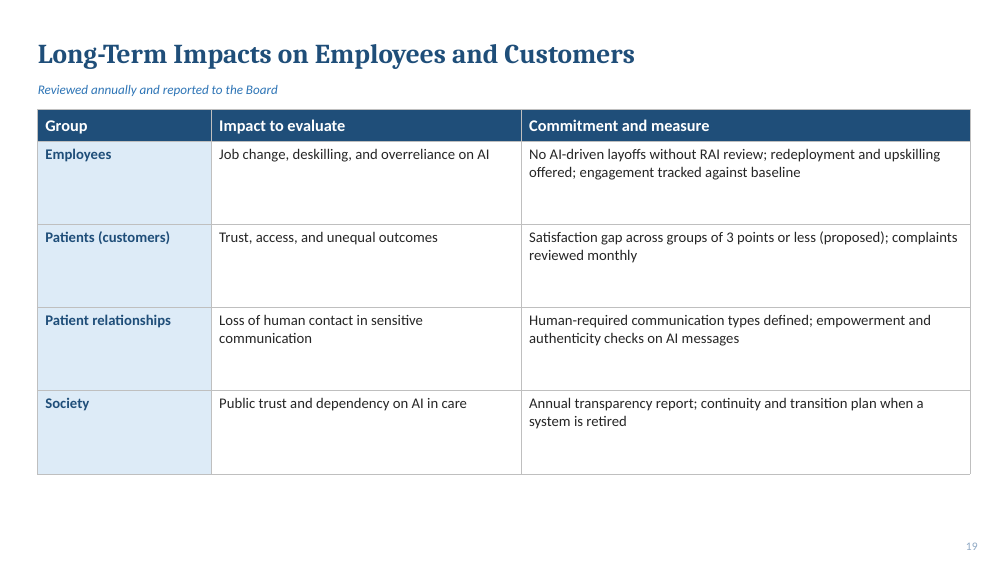
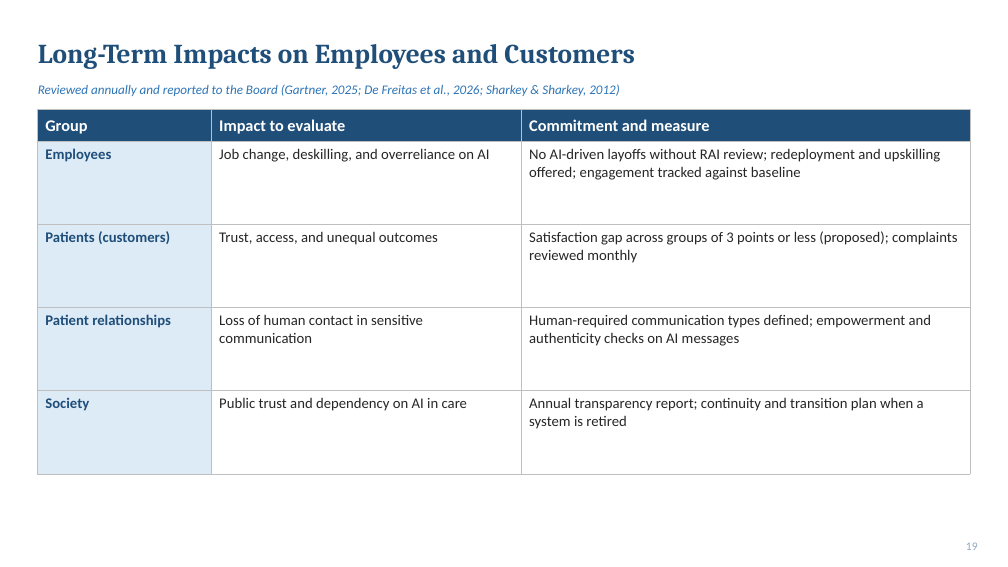
Before and after one commit to arshi-khan1203/arshi-khan1203.github.io, a slide deck: slide 19 of decks/6.5_Final_RAI_Framework.pptx. Drawn at 1008x567 pixels with LibreOffice and Linux fonts; fonts in the diff are those of the drawing. Boxes give left, top, right and bottom in pixels: in the first picture for what was removed or moved away, otherwise in the second. Text is boxed around its words. In the diff, an @@ line names an element or a change of style, - is before the commit and + after.

```diff
--- a/decks/6.5_Final_RAI_Framework.pptx
+++ b/decks/6.5_Final_RAI_Framework.pptx
@@ text at (x1=38, y1=84, x2=620, y2=96): text changed @@
-Reviewed annually and reported to the Board
+Reviewed annually and reported to the Board (Gartner, 2025; De Freitas et al., 2026; Sharkey & Sharkey, 2012)
```
Also in this commit, not shown: 18 other slides changed, 1 other file.
